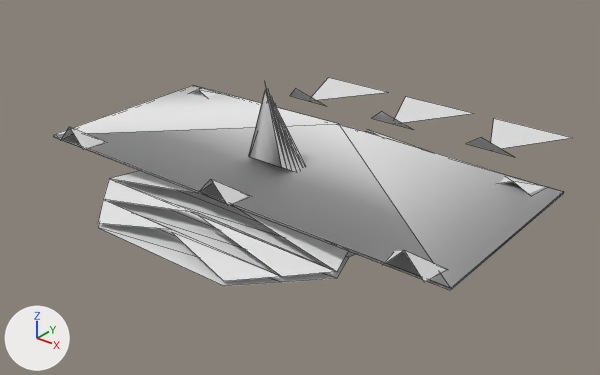
Before and after pictures for a commit that changed the OBJ model GameData/Meshes/Ships/solari/gunship_heavy.obj.
One viewpoint serves both versions: a camera (50 mm lens) standing at (6.4, -7.77, 4.83) and looking at (0.33, -0.19, 0.13). The axes (+X, +Y, +Z) are drawn at lower left. The lights are the same throughout. The first picture is the older version. Mesh edges are drawn as thin lines. Where no turn or scale is listed for an object, it has been applied to the vertices. Vertices at exactly the same position are counted once.

Names of what the first picture shows: 'gunship_heavy'.
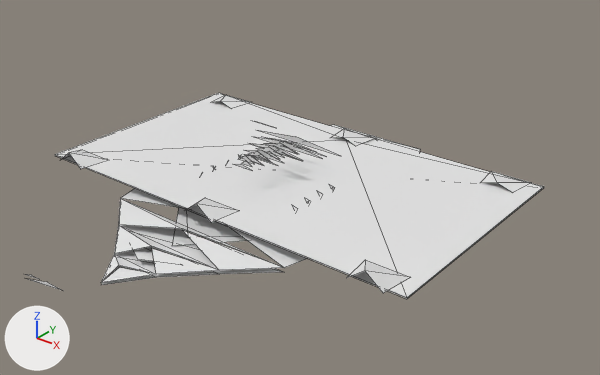
Pixel boxes (x1, y1, x2, y2) of what changed, in the pictures (600 x 375 px; the box of a moved part takes in the faces that stretch with it):
'gunship_heavy', reshaped
    before: (53, 77, 572, 290)
    after: (24, 93, 544, 299)
part 1 of me_gunship_heavy, moved or reshaped
    before: (192, 88, 218, 97)
    after: (211, 95, 252, 108)
part 2 of me_gunship_heavy, moved or reshaped (not visible before)
    after: (333, 129, 375, 145)
part 3 of me_gunship_heavy, moved or reshaped
    before: (499, 176, 544, 194)
    after: (481, 171, 531, 193)
part 4 of me_gunship_heavy, moved or reshaped
    before: (60, 127, 104, 150)
    after: (61, 150, 107, 169)
part 5 of me_gunship_heavy, moved or reshaped
    before: (198, 179, 249, 206)
    after: (191, 198, 238, 223)
part 6 of me_gunship_heavy, moved or reshaped
    before: (384, 250, 446, 282)
    after: (347, 260, 410, 293)
part 7 of me_gunship_heavy, rebuilt
    before: (98, 130, 421, 281)
    after: (101, 125, 420, 282)
part 8 of me_gunship_heavy, rebuilt (not visible afterwards)
    before: (98, 181, 356, 286)
part 9 of me_gunship_heavy, rebuilt
    before: (53, 85, 563, 290)
    after: (55, 93, 544, 297)
part 10 of me_gunship_heavy, deleted
    before: (290, 77, 572, 157)
part 11 of me_gunship_heavy, reshaped
    before: (248, 83, 305, 171)
    after: (24, 121, 340, 291)
part 12 of me_gunship_heavy, added
    after: (55, 103, 544, 299)

What changed in the scene script:
```text
Change me_gunship_heavy:
    used by ob_gunship_heavy; location = (0.0, 0.0, 0.0)
    verts and faces of me_gunship_heavy; kept vertices keep their numbers, new ones are numbered from 161
    remove me_gunship_heavy.from_pydata(...)  # 161 vertices, 113 faces; spans x -3.2..3.2, y -2.37..3.96, z 0.0..1.58
    add me_gunship_heavy.from_pydata(...)  # 328 vertices, 148 faces; spans x -2.86..2.86, y -4.06..2.07, z 0.0..1.11
    me_gunship_heavy part 1: the loose piece of 5 vertices spanning x -3.01..-2.37, y 1.02..1.39, z 0.34..0.47 is scaled about the mesh origin by (0.893, 1.18, 0.638)
    me_gunship_heavy part 2: the loose piece of 5 vertices spanning x -0.32..0.32, y 1.02..1.39, z 0.34..0.47 is scaled about the mesh origin by (0.893, 1.18, 0.638)
    me_gunship_heavy part 3: the loose piece of 5 vertices spanning x 2.37..3.01, y 1.02..1.39, z 0.34..0.47 is scaled about the mesh origin by (0.893, 1.18, 0.638)
    me_gunship_heavy part 4: the loose piece of 5 vertices spanning x -3.01..-2.37, y -1.46..-1.1, z 0.34..0.62 is scaled about the mesh origin by (0.893, 1.18, 0.638)
    me_gunship_heavy part 5: the loose piece of 5 vertices spanning x -0.32..0.32, y -1.46..-1.1, z 0.34..0.62 is scaled about the mesh origin by (0.893, 1.18, 0.638)
    me_gunship_heavy part 6: the loose piece of 5 vertices spanning x 2.37..3.01, y -1.46..-1.1, z 0.34..0.62 is scaled about the mesh origin by (0.893, 1.18, 0.638)
    me_gunship_heavy part 7: the loose piece of 42 vertices spanning x -1.9..1.9, y -2.37..2.01, z 0.06..0.31 is rebuilt with 44 vertices and now spans x -2.04..2.04, y -3.19..2.07, z 0.03..0.19
    me_gunship_heavy part 8: the loose piece of 22 vertices spanning x -1.9..1.9, y -2.37..2.01, z 0.0 is rebuilt with 8 vertices and now spans x -1.8..1.8, y 0.63..2.07, z 0.0
    me_gunship_heavy part 9: the loose piece of 9 vertices spanning x -3.2..3.2, y -1.39..1.39, z 0.32..0.53 is rebuilt with 5 vertices and now spans x -2.86..2.86, y -1.64..1.64, z 0.22..0.23
    me_gunship_heavy part 10: 6 loose pieces with 18 vertices, spanning x -2.31..2.31, y 2.19..3.96, z 0.0..0.41, are deleted
    me_gunship_heavy part 11
    40 vertices are removed from x -0.47..0.47, y -0.49..-0.12, z 0.0..1.58
    30 faces are deleted
    191 vertices are added at x -1.72..2.04, y -4.06..1.89, z 0.0..1.11
    11 new vertices lie (0.6, 0.0, 0.0) away from vertices in x -0.3, y -1.08..-0.17, z 0.03..0.58
    5 new vertices lie (0.3, -0.03, 0.07) away from vertices in x -0.3, y -1.08..-0.25, z 0.03
    9 new vertices lie (0.42, 0.0, 0.0) away from vertices in x -0.21, y -0.75..0.41, z 0.02..1.02
    8 new vertices lie (0.69, 0.0, 0.0) away from vertices in x -1.72..1.03, y -0.6..-0.26, z 0.01..0.03
    8 new vertices lie (0.0, 0.05, 0.04) away from vertices in x -0.81..0.81, y -0.88..-0.13, z 0.19
    5 new vertices lie (1.38, 0.0, 0.0) away from vertices in x -0.69, y -1.38..1.89, z 0.0..0.03
    86 new faces join them
    me_gunship_heavy part 12
    add verts[270] = (-2.86, -1.64, 0.2)  # pixel (54, 155)
    add verts[271] = (2.86, -1.64, 0.2)  # pixel (406, 299)
    add verts[272] = (2.86, 1.64, 0.2)  # pixel (544, 187)
    add verts[273] = (-2.86, 1.64, 0.2)  # pixel (218, 93)
    add faces += [(270, 271, 272), (270, 272, 273)]
```
